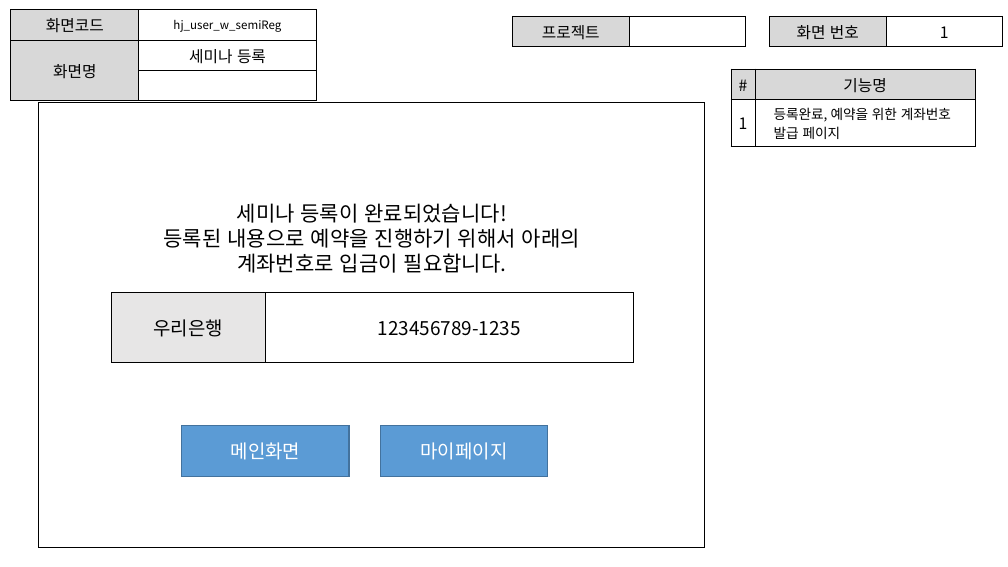
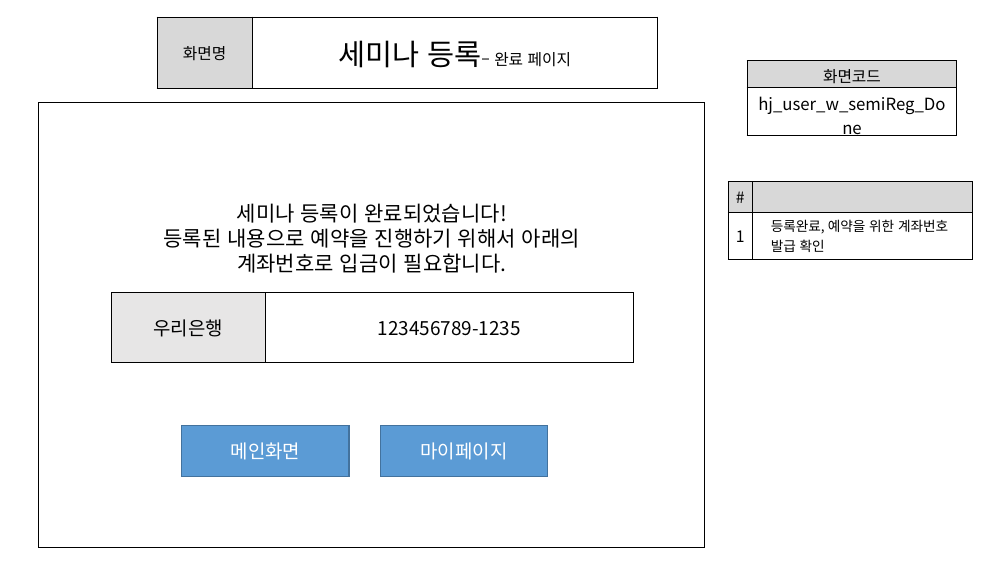
Before and after one commit to ezenteam2/e-Zone, a slide deck: slide 8 of 0 발표용 파워포인트/project05 - 파워포인트 종합 - 형준.pptx. Drawn at 1008x567 pixels with LibreOffice and Linux fonts; fonts in the diff are those of the drawing. Boxes give left, top, right and bottom in pixels: in the first picture for what was removed or moved away, otherwise in the second. Text is boxed around its words. In the diff, an @@ line names an element or a change of style, - is before the commit and + after.

```diff
--- a/0 발표용 파워포인트/project05 - 파워포인트 종합 - 형준.pptx
+++ b/0 발표용 파워포인트/project05 - 파워포인트 종합 - 형준.pptx
@@ table at (157,17,657,88) @@
-row 1: 화면코드 | hj_user_w_semiReg
-row 2: 화면명 | 세미나 등록
-row 3:  | 
+row 1: 화면명 | 세미나 등록– 완료 페이지
@@ table: place and size @@
-table at (11,10,316,89)
+table at (157,17,657,88)
@@ table removed at (513,17,746,43), 1 rows, 2 columns @@
-프로젝트 | 
@@ table removed at (770,17,1003,44), 1 rows, 2 columns @@
-화면 번호 | 1
@@ table added at (747,61,957,119), 2 rows, 1 columns @@
+화면코드
+hj_user_w_semiReg_Done
@@ table at (728,182,972,256) @@
-row 1, column 2: 기능명
+row 1, column 2: 
-row 2, column 2: 등록완료, 예약을 위한 계좌번호 발급 페이지
+row 2, column 2: 등록완료, 예약을 위한 계좌번호 발급 확인
@@ table: place and size @@
-table at (731,70,975,143)
+table at (728,182,972,256)
```
Also in this commit, not shown: 7 other slides changed, 6 other files.
